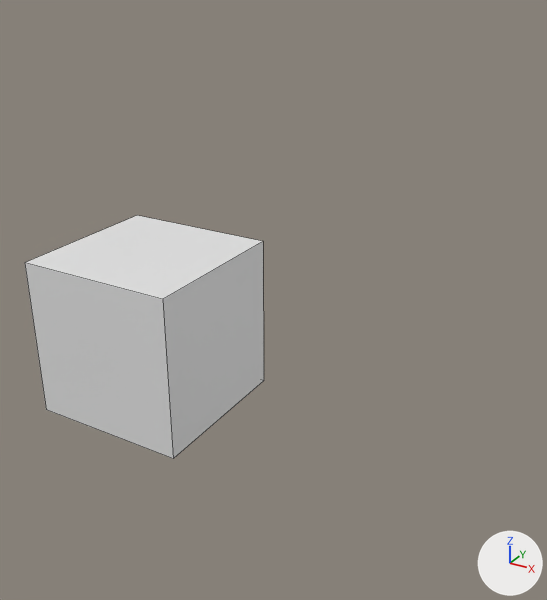
The Blender file untitled.blend, before and after one commit.
The view is the same before and after, from a 50 mm lens placed at (5.59, -6.56, 4.27), pointed at (0.44, 2.2, -0.41). Every picture has the same lights, and +X, +Y and +Z are marked at lower right. Mesh edges are drawn as thin lines.

Before the edit, the objects in view are built like this:
```python
me_cube = bpy.data.meshes.new('Cube')
me_cube.from_pydata(...)  # a box spanning x -1.0..1.0, y -1.0..1.0, z -1.0..1.0
me_cube.materials.append(mat_material)  # white #e7e7e7
ob_cube = bpy.data.objects.new('Cube', me_cube)
ob_cube.location = (0.0, 0.0, 0.0)
```
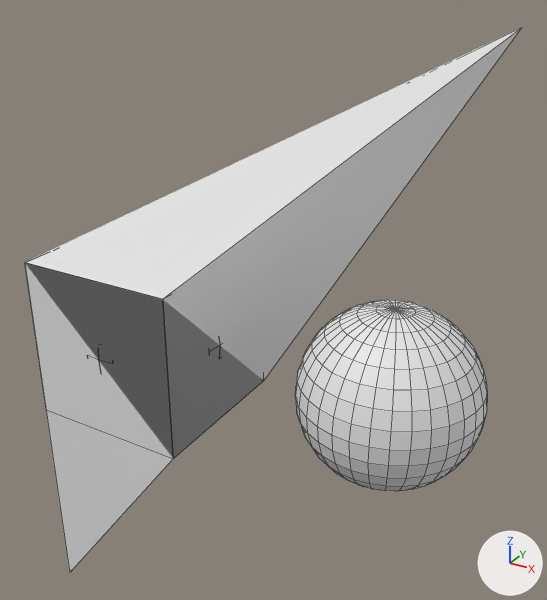
What differs and where, as boxes [x1, y1, x2, y2] in the pictures (547 x 600 px):
'Cube', reshaped (107% wider, 122% taller)
    before: [25, 215, 264, 459]
    after: [25, 28, 521, 572]
'球', added
    after: [295, 300, 487, 491]

Diff of the bpy script that builds the scene:
```diff
--- a/untitled.blend.py
+++ b/untitled.blend.py
@@ me_cube @@
 # used by ob_cube; location = (0.0, 0.0, 0.0)
-me_cube.from_pydata(...)  # 8 vertices, 6 faces; spans x -1.0..1.0, y -1.0..1.0, z -1.0..1.0
+me_cube.from_pydata(...)  # 1012 vertices, 1036 faces, 32 loose edges; spans x -1.01..2.43, y -1.0..6.84, z -3.72..3.12
+# me_cube part 1
+# 6 faces are deleted
+# 40 vertices are added at x -1.01..2.43, y -1.0..6.84, z -3.72..3.12
+# 32 loose edges are added
+# 12 new faces join them
 me_cube.materials.append(mat_material)
@@ me_球 @@
+me_球.from_pydata(...)  # a UV sphere (32 segments, 16 rings, poles along z) spanning x -1.0..1.0, y -1.0..1.0, z -1.0..1.0
@@ ob_球 @@
+ob_球 = bpy.data.objects.new('球', me_球)
+ob_球.location = (3.16, 0.0, 0.0)
```
